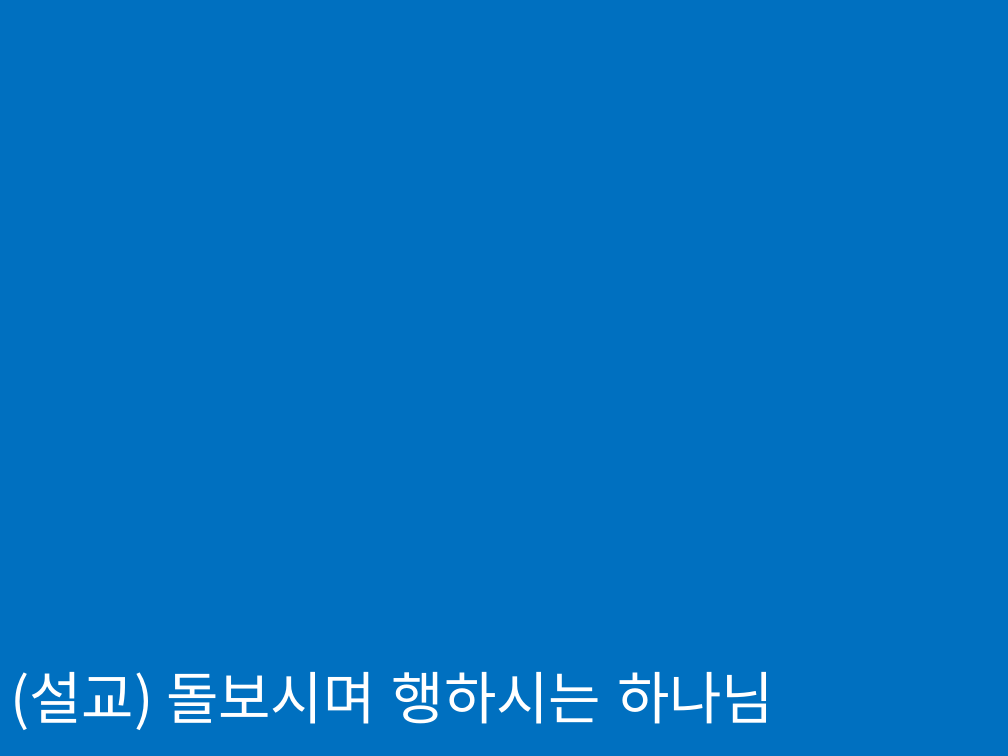
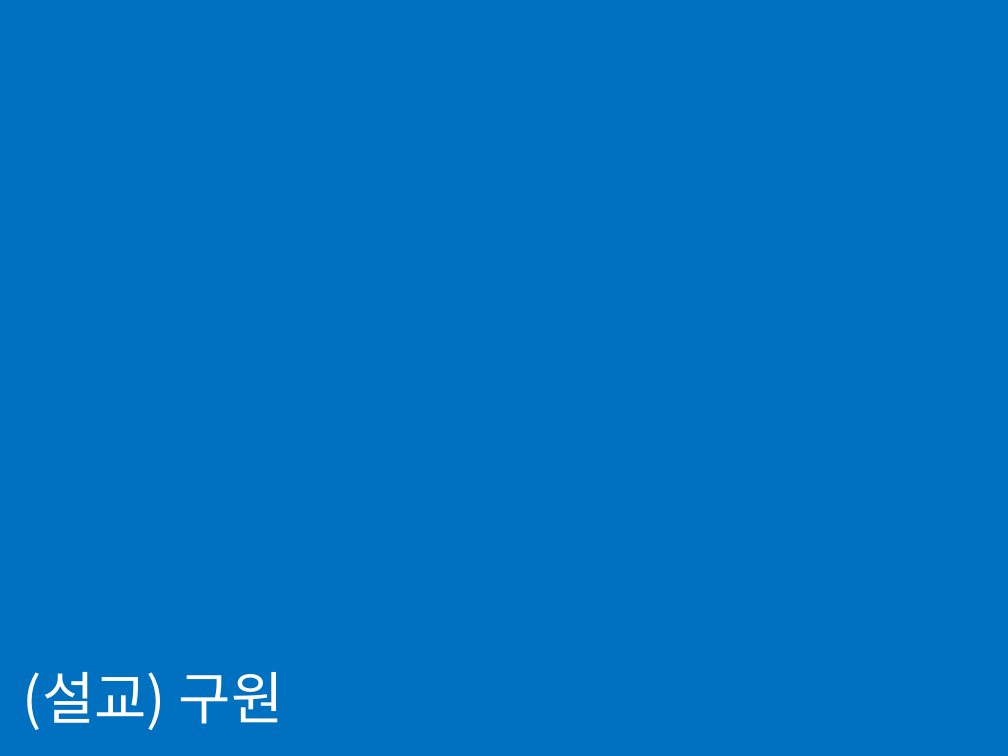
Before and after one commit to sumannam/osanskc, a slide deck: slide 12 of new-caption.pptx. Drawn at 1008x756 pixels with LibreOffice and Linux fonts; fonts in the diff are those of the drawing. Boxes give left, top, right and bottom in pixels: in the first picture for what was removed or moved away, otherwise in the second. Text is boxed around its words. In the diff, an @@ line names an element or a change of style, - is before the commit and + after.

```diff
--- a/new-caption.pptx
+++ b/new-caption.pptx
@@ text at [23,672,284,730]: text changed @@
-(설교) 돌보시며 행하시는 하나님
+(설교) 구원
```
Also in this commit, not shown: 7 other slides changed, 6 other files.
